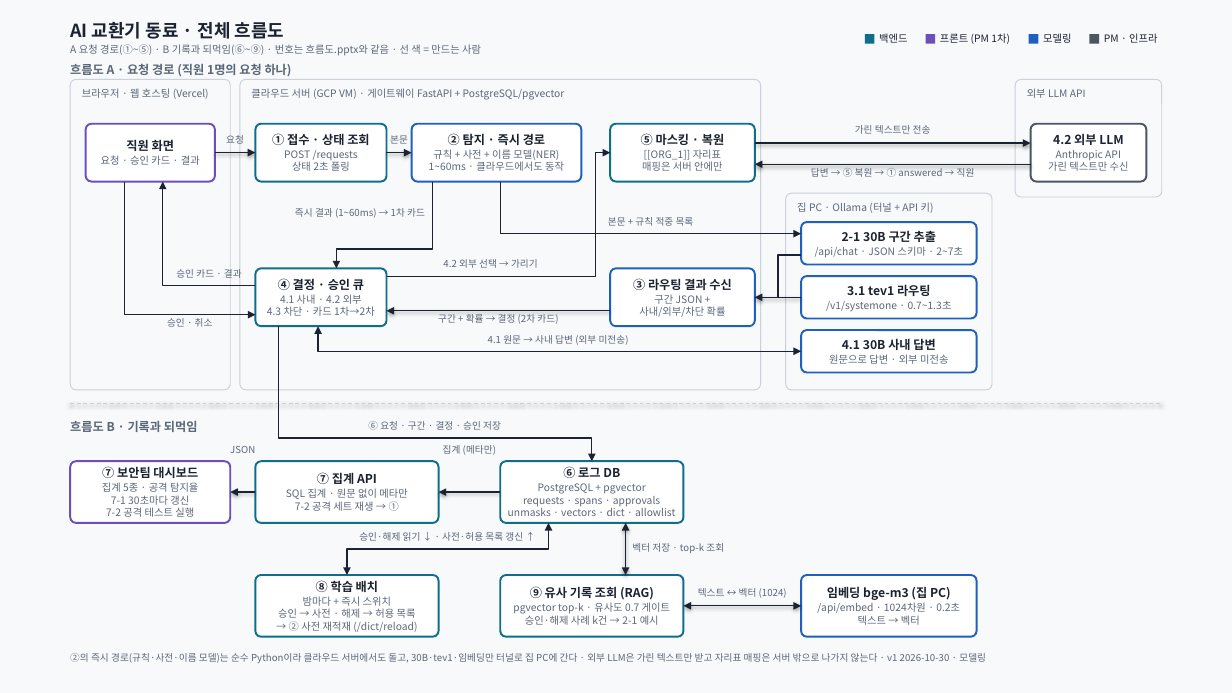
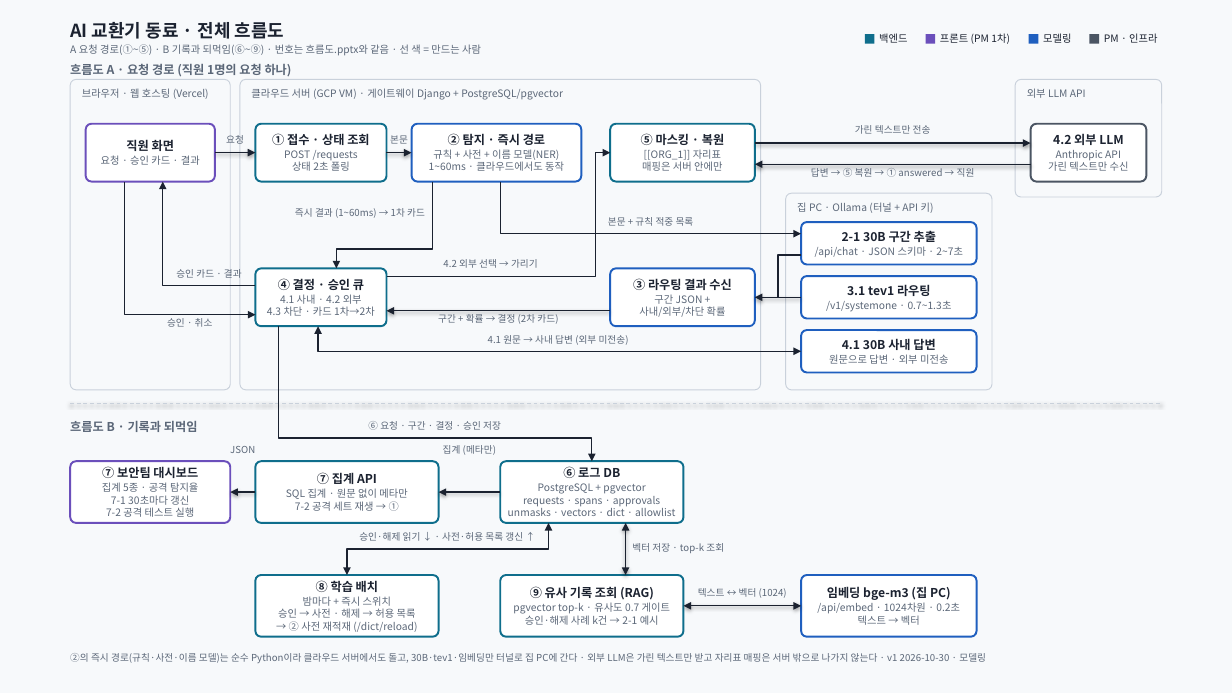
Before and after one commit to woowangthon/WOOWANGTHON_TEAM_03_AI, a slide deck: slide 1 of docs/전체 흐름도 v1 (2026-10-30).pptx. Drawn at 1232x693 pixels with LibreOffice and Linux fonts; fonts in the diff are those of the drawing. Boxes give left, top, right and bottom in pixels: in the first picture for what was removed or moved away, otherwise in the second. Text is boxed around its words. In the diff, an @@ line names an element or a change of style, - is before the commit and + after.

```diff
--- a/docs/전체 흐름도 v1 (2026-10-30).pptx
+++ b/docs/전체 흐름도 v1 (2026-10-30).pptx
@@ text at [251, 88, 563, 100]: text changed @@
-클라우드 서버 (GCP VM) · 게이트웨이 FastAPI + PostgreSQL/pgvector
+클라우드 서버 (GCP VM) · 게이트웨이 Django + PostgreSQL/pgvector
```
Also in this commit, not shown: 1 other file.
